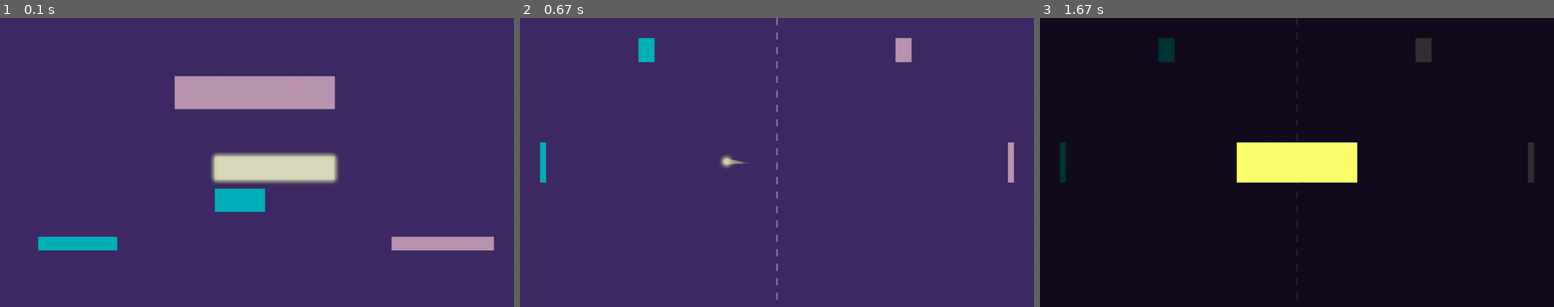
Above: before the commit, frames 1-3 (left to right).
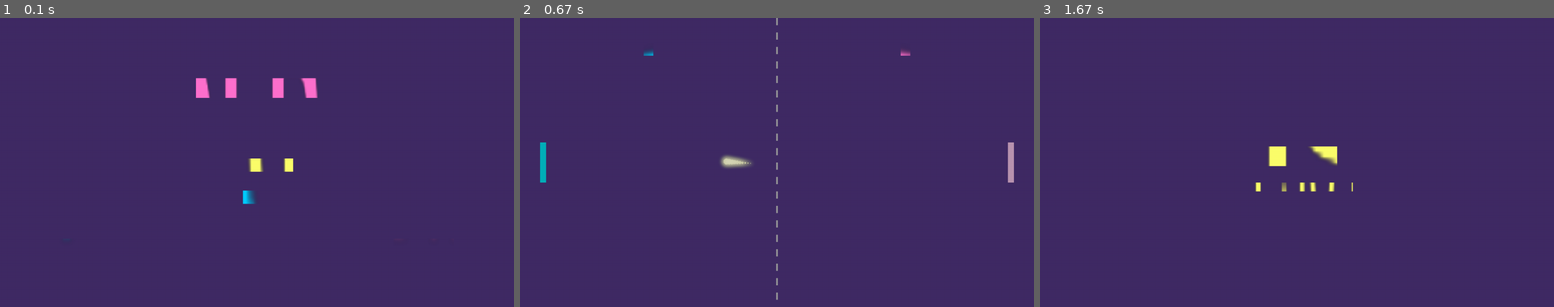
Above: after the commit, the same moments.

Repository: dterracino/neon_pong
Game: pygame game, started from main.py
Two runs of this game, one before a commit and one after it. Both use one fixed random seed, a clock stepped at 60 frames per second and the inputs below.
Inputs:
- Up to frame 1 (0.1 s): no input
- Up to frame 2 (0.67 s): tap Enter at 0.33 s
- Up to frame 3 (1.67 s): tap Esc at 0.67 s

The runs differ from the first frame. In frame 1, 8.7% of the frame differs, in the area x 7-97%, y 20-81%; in frame 2, 0.8%; in frame 3, 100%, in the area x 0-100%, y 0-100%.

Commit message:
Add text rendering with pygame fonts and OpenGL textures
Co-authored-by: dterracino <3344177+dterracino@users.noreply.github.com>

Diff:
--- a/src/rendering/renderer.py
+++ b/src/rendering/renderer.py
@@ -4,9 +4,10 @@
 import moderngl
 import numpy as np
 import pygame
-from typing import Tuple
+from typing import Tuple, Dict, Optional
 from src.managers.shader_manager import ShaderManager
 from src.rendering.post_process import PostProcessor
+from src.managers.asset_manager import AssetManager
 from src.utils.constants import WINDOW_WIDTH, WINDOW_HEIGHT
 
 
@@ -51,6 +52,17 @@
         print(f"[DEBUG] Renderer.__init__: Creating scene framebuffer ({WINDOW_WIDTH}x{WINDOW_HEIGHT})...")
         self.scene_texture = ctx.texture((WINDOW_WIDTH, WINDOW_HEIGHT), 4, dtype='f4')
         self.scene_fbo = ctx.framebuffer(color_attachments=[self.scene_texture])
+
+        # Initialize asset manager for fonts
+        self.asset_manager = AssetManager()
+
+        # Text texture cache
+        self.text_texture_cache: Dict[tuple, moderngl.Texture] = {}
+
+        # UI overlay texture for text (rendered after bloom)
+        self.ui_texture = ctx.texture((WINDOW_WIDTH, WINDOW_HEIGHT), 4, dtype='f4')
+        self.ui_fbo = ctx.framebuffer(color_attachments=[self.ui_texture])
+
         print("[DEBUG] Renderer.__init__: Renderer initialization complete!")
 
     def begin_frame(self):
@@ -59,16 +71,23 @@
         self.scene_fbo.use()
         self.ctx.clear(0.05, 0.02, 0.15, 1.0)  # Dark purple background
 
+        # Clear UI overlay
+        self.ui_fbo.use()
+        self.ctx.clear(0.0, 0.0, 0.0, 0.0)  # Transparent
+
+        # Switch back to scene framebuffer for main rendering
+        self.scene_fbo.use()
+
     def end_frame(self):
         """End rendering and apply post-processing"""
-        # Apply bloom post-processing
+        # Apply bloom post-processing to scene
         final_texture = self.post_processor.apply_bloom(self.scene_texture)
 
         # Render to screen
         self.ctx.screen.use()
         self.ctx.clear(0.0, 0.0, 0.0, 1.0)
 
-        # Draw final texture to screen
+        # Draw bloomed scene to screen
         final_texture.use(0)
         if self.basic_program and 'tex' in self.basic_program:
             self.basic_program['tex'].value = 0
@@ -78,6 +97,20 @@
             self.quad_vao.render(moderngl.TRIANGLE_STRIP)
         else:
             print("[ERROR] Renderer.end_frame: Cannot render - basic_program not loaded or 'tex' uniform missing!")
+            return
+
+        # Draw UI overlay (text) on top, with alpha blending
+        self.ctx.enable(moderngl.BLEND)
+        self.ctx.blend_func = moderngl.SRC_ALPHA, moderngl.ONE_MINUS_SRC_ALPHA
+
+        self.ui_texture.use(0)
+        if self.basic_program and 'tex' in self.basic_program:
+            self.basic_program['tex'].value = 0
+            if 'color' in self.basic_program:
+                self.basic_program['color'].value = (1.0, 1.0, 1.0, 1.0)
+            self.quad_vao.render(moderngl.TRIANGLE_STRIP)
+
+        self.ctx.disable(moderngl.BLEND)
 
     def draw_rect(self, x: float, y: float, width: float, height: float, color: Tuple[float, float, float, float]):
         """Draw a filled rectangle"""
@@ -157,3 +190,105 @@
         # Cleanup
         vao.release()
         vbo.release()
+
+    def draw_text(self, text: str, x: float, y: float, size: int, color: Tuple[float, float, float, float],
+                  font_name: Optional[str] = None, centered: bool = False):
+        """Draw text using pygame fonts and OpenGL textures
+
+        Args:
+            text: Text to render
+            x: X position (left edge, or center if centered=True)
+            y: Y position (top edge)
+            size: Font size
+            color: RGBA color tuple (0-1 range)
+            font_name: Font file name (None for default)
+            centered: If True, text is centered at x position
+        """
+        if not self.basic_program:
+            print("[ERROR] Renderer.draw_text: Cannot draw - basic_program not loaded!")
+            return
+
+        # Convert color from 0-1 to 0-255 for pygame
+        pygame_color = (
+            int(color[0] * 255),
+            int(color[1] * 255),
+            int(color[2] * 255)
+        )
+
+        # Create cache key
+        cache_key = (text, size, pygame_color, font_name)
+
+        # Check cache
+        if cache_key not in self.text_texture_cache:
+            # Get font from asset manager
+            font = self.asset_manager.get_font(font_name, size)
+
+            # Render text to pygame surface
+            text_surface = font.render(text, True, pygame_color)
+            text_width, text_height = text_surface.get_size()
+
+            # Convert to RGBA
+            text_data = pygame.image.tostring(text_surface, 'RGBA', True)
+
+            # Create OpenGL texture
+            text_texture = self.ctx.texture((text_width, text_height), 4, text_data)
+            text_texture.filter = (moderngl.LINEAR, moderngl.LINEAR)
+
+            # Cache the texture
+            self.text_texture_cache[cache_key] = text_texture
+        else:
+            text_texture = self.text_texture_cache[cache_key]
+
+        text_width, text_height = text_texture.size
+
+        # Adjust x position if centered
+        if centered:
+            x = x - text_width / 2
+
+        # Convert screen coordinates to NDC
+        ndc_x = (x / WINDOW_WIDTH) * 2 - 1
+        ndc_y = 1 - (y / WINDOW_HEIGHT) * 2
+        ndc_width = (text_width / WINDOW_WIDTH) * 2
+        ndc_height = (text_height / WINDOW_HEIGHT) * 2
+
+        # Create vertices for text rectangle
+        vertices = np.array([
+            ndc_x, ndc_y - ndc_height,
+            ndc_x + ndc_width, ndc_y - ndc_height,
+            ndc_x, ndc_y,
+            ndc_x + ndc_width, ndc_y,
+        ], dtype='f4')
+
+        # Switch to UI framebuffer
+        current_fbo = self.ctx.fbo
+        self.ui_fbo.use()
+
+        # Enable blending for text
+        self.ctx.enable(moderngl.BLEND)
+        self.ctx.blend_func = moderngl.SRC_ALPHA, moderngl.ONE_MINUS_SRC_ALPHA
+
+        # Create temporary VBO and VAO
+        vbo = self.ctx.buffer(vertices.tobytes())
+        vao = self.ctx.simple_vertex_array(self.basic_program, vbo, 'in_position')
+
+        # Bind text texture and set color uniform
+        text_texture.use(0)
+        if self.basic_program and 'tex' in self.basic_program:
+            self.basic_program['tex'].value = 0  # type: ignore[union-attr]
+        if self.basic_program and 'color' in self.basic_program:
+            # Use white color to render text texture as-is (text is already colored)
+            self.basic_program['color'].value = (1.0, 1.0, 1.0, color[3])  # type: ignore[union-attr]
+
+        # Draw
+        vao.render(moderngl.TRIANGLE_STRIP)
+
+        # Cleanup
+        vao.release()
+        vbo.release()
+        self.ctx.disable(moderngl.BLEND)
+
+        # Restore previous framebuffer
+        if current_fbo:
+            current_fbo.use()
+        else:
+            self.scene_fbo.use()
--- a/src/scenes/game_scene.py
+++ b/src/scenes/game_scene.py
@@ -185,35 +185,17 @@
             color = (*particle.color[:3], alpha)
             self.renderer.draw_circle(particle.x, particle.y, particle.size / 2, color)
 
-        # Draw scores (using rectangles as placeholder)
+        # Draw scores
         score_y = 50
-        self._draw_score(self.score1, WINDOW_WIDTH // 4, score_y, COLOR_CYAN)
-        self._draw_score(self.score2, WINDOW_WIDTH * 3 // 4, score_y, COLOR_PINK)
+        self.renderer.draw_text(str(self.score1), WINDOW_WIDTH // 4, score_y, 64, COLOR_CYAN, centered=True)
+        self.renderer.draw_text(str(self.score2), WINDOW_WIDTH * 3 // 4, score_y, 64, COLOR_PINK, centered=True)
 
         # Draw game over message
         if self.game_over:
             msg_y = WINDOW_HEIGHT // 2 - 50
             color = COLOR_CYAN if self.winner == 1 else COLOR_PINK
-            self.renderer.draw_rect(
-                WINDOW_WIDTH // 2 - 200,
-                msg_y,
-                400,
-                100,
-                color
-            )
+            winner_text = f"PLAYER {self.winner} WINS!"
+            self.renderer.draw_text(winner_text, WINDOW_WIDTH // 2, msg_y, 72, color, centered=True)
+            self.renderer.draw_text("Press ESC for Menu", WINDOW_WIDTH // 2, msg_y + 100, 32, COLOR_YELLOW, centered=True)
 
         self.renderer.end_frame()
-
-    def _draw_score(self, score: int, x: float, y: float, color: tuple):
-        """Draw score as blocks"""
-        # Simple visual representation of score
-        digit_width = 40
-        digit_height = 60
-
-        score_str = str(score)
-        total_width = len(score_str) * (digit_width + 10)
-        start_x = x - total_width // 2
-
-        for i, digit in enumerate(score_str):
-            digit_x = start_x + i * (digit_width + 10)
-            self.renderer.draw_rect(digit_x, y, digit_width, digit_height, color)
--- a/src/scenes/menu_scene.py
+++ b/src/scenes/menu_scene.py
@@ -56,29 +56,18 @@
 
         # Draw title
         title_y = 150
-        self._draw_text("NEON PONG", WINDOW_WIDTH // 2 - 200, title_y, 72, COLOR_PINK)
+        self.renderer.draw_text("NEON PONG", WINDOW_WIDTH // 2, title_y, 72, COLOR_PINK, centered=True)
 
         # Draw menu options
         option_y = 350
         for i, option in enumerate(self.options):
             color = COLOR_YELLOW if i == self.selected_option else COLOR_CYAN
             y = option_y + i * 80
-            self._draw_text(option, WINDOW_WIDTH // 2 - 100, y, 48, color)
+            self.renderer.draw_text(option, WINDOW_WIDTH // 2, y, 48, color, centered=True)
 
         # Draw controls
         controls_y = 550
-        self._draw_text("Player 1: W/S", 100, controls_y, 24, COLOR_CYAN)
-        self._draw_text("Player 2: UP/DOWN", WINDOW_WIDTH - 300, controls_y, 24, COLOR_PINK)
+        self.renderer.draw_text("Player 1: W/S", 100, controls_y, 24, COLOR_CYAN)
+        self.renderer.draw_text("Player 2: UP/DOWN", WINDOW_WIDTH - 300, controls_y, 24, COLOR_PINK)
 
         self.renderer.end_frame()
-
-    def _draw_text(self, text: str, x: float, y: float, size: int, color: tuple):
-        """Draw text using pygame (rendered to surface then to OpenGL)"""
-        # This is a simplified version - in a real implementation,
-        # you'd want to render text to a texture and use shaders
-        # For now, we'll draw rectangles as placeholders for text
-
-        # Draw a background rectangle for text visibility
-        char_width = size * 0.6
-        text_width = len(text) * char_width
-        self.renderer.draw_rect(x - 5, y - 5, text_width + 10, size + 10, color)
--- a/src/scenes/pause_scene.py
+++ b/src/scenes/pause_scene.py
@@ -32,18 +32,12 @@
         pass
 
     def render(self):
-        # Render previous scene first (game scene)
-        if len(self.scene_manager.scenes) > 1:
-            self.scene_manager.scenes[-2].render()
-
-        # Draw semi-transparent overlay
-        self.renderer.draw_rect(0, 0, WINDOW_WIDTH, WINDOW_HEIGHT, (0, 0, 0, 0.7))
+        # Simple approach: Just render pause screen
+        # (In a real implementation, you might want to snapshot the previous frame)
+        self.renderer.begin_frame()
 
         # Draw pause text
-        self.renderer.draw_rect(
-            WINDOW_WIDTH // 2 - 150,
-            WINDOW_HEIGHT // 2 - 50,
-            300,
-            100,
-            COLOR_YELLOW
-        )
+        self.renderer.draw_text("PAUSED", WINDOW_WIDTH // 2, WINDOW_HEIGHT // 2 - 40, 72, COLOR_YELLOW, centered=True)
+        self.renderer.draw_text("Press P or ESC to Resume", WINDOW_WIDTH // 2, WINDOW_HEIGHT // 2 + 50, 32, COLOR_YELLOW, centered=True)
+
+        self.renderer.end_frame()
